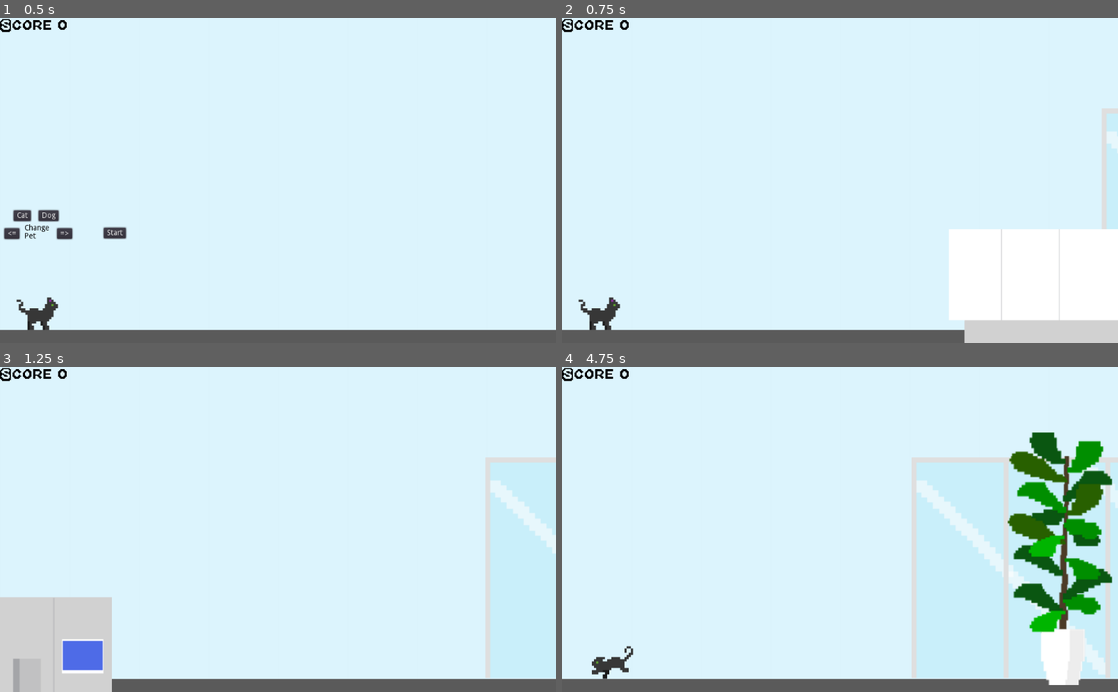
Above: before the commit, frames 1-4 (two rows, left to right).
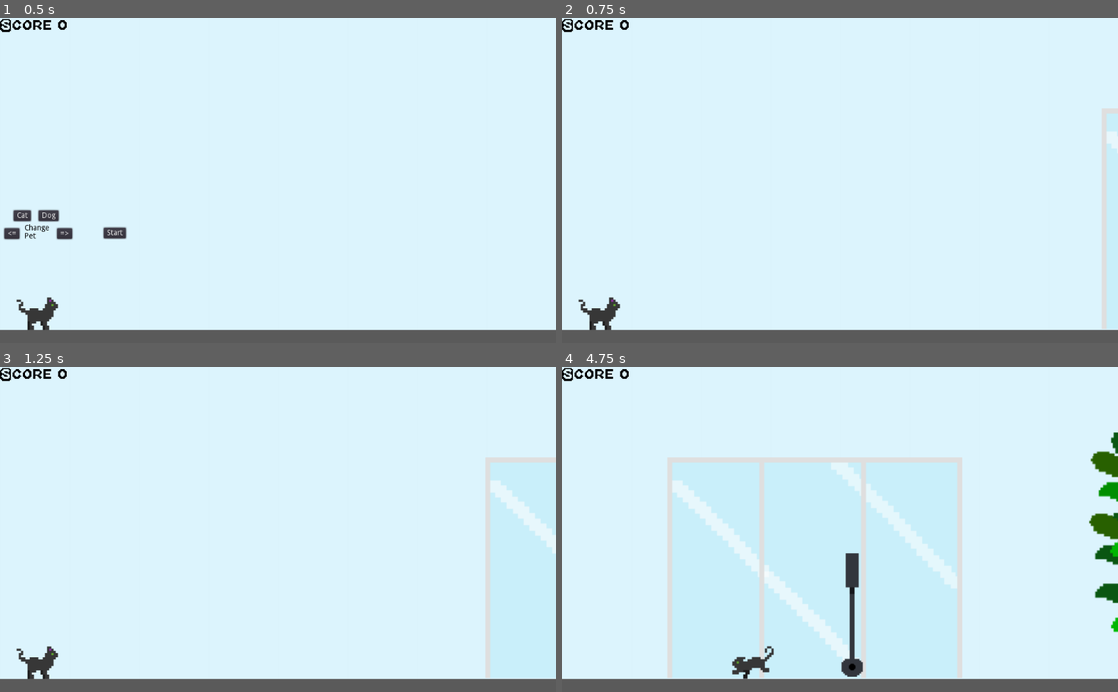
Above: after the commit, the same moments.

Repository: beermanforlife/Hackathon
Game: Godot game, scene res://Sceens/Worlds/World0.tscn
The game is run twice, just before and just after one commit, with the same random seed, the same clock (stepped at 60 frames per second) and the same inputs.
Inputs (mouse positions are in pixels of both pictures, inside the frame that each line leads up to):
- Up to frame 1 (0.5 s): no input
- Up to frame 2 (0.75 s): click "Start" at 0.5 s
- Up to frame 3 (1.25 s): no input
- Up to frame 4 (4.75 s): hold D (right) 1.28-2 s; hold Shift (sprint) 1.28-2 s; tap Space (jump) at 1.52, 3.77 s; click (745, 513) at 2 s, where only the run before the commit has a clickable "Try Again?"; click (678, 581) at 2.75 s, where only the run before the commit has a clickable "Start"; hold D (right) 3.53-4.28 s; tap Shift (sprint) at 3.6 s; hold A (left) from 4.28 s (still down); hold Shift (sprint) from 4.28 s (still down)

Frame 1 is identical in both runs. In frame 2, 10% of the frame differs, in the area x 69-100%, y 64-100%; in frame 3, 5.8%; in frame 4, 15%, in the area x 5-100%, y 20-98%.

Commit message:
Added Robot in

Diff:
--- /dev/null
+++ b/Sceens/Assets/Robot.tscn
@@ -0,0 +1,19 @@
+[gd_scene load_steps=4 format=2]
+
+[ext_resource path="res://Scripts/Robot.gd" type="Script" id=1]
+[ext_resource path="res://Sprites/roboColin.png" type="Texture" id=2]
+
+[sub_resource type="RectangleShape2D" id=1]
+extents = Vector2( 10, 77.3792 )
+
+[node name="Robot" type="KinematicBody2D"]
+scale = Vector2( 1.5, 1.5 )
+script = ExtResource( 1 )
+
+[node name="Sprite" type="Sprite" parent="."]
+position = Vector2( 0.17482, -76.5732 )
+texture = ExtResource( 2 )
+
+[node name="CollisionShape2D" type="CollisionShape2D" parent="."]
+position = Vector2( 0, -75.282 )
+shape = SubResource( 1 )
--- /dev/null
+++ b/Scripts/Robot.gd
@@ -0,0 +1,16 @@
+extends KinematicBody2D
+
+var SPEED = 200
+const UP = Vector2(0, -1)
+var motion = Vector2()
+
+func _ready():
+	pass # Replace with function body.
+
+func _physics_process(delta):
+	motion.x = -SPEED
+	motion = move_and_slide(motion,  UP)
+
+
+func increse_speed(speedModifyer):
+	SPEED = SPEED * speedModifyer
--- a/Scripts/World0.gd
+++ b/Scripts/World0.gd
@@ -21,6 +21,7 @@
 var scene_planter_planter = load("res://Sceens/Assets/Planter_Planter.tscn")
 var scene_shuffle = load("res://Sceens/Assets/ShuffleBoard.tscn")
 var scene_kitchen = load("res://Sceens/Assets/Kitchen.tscn")
+var scene_robot = load("res://Sceens/Assets/Robot.tscn")
 # Called when the node enters the scene tree for the first time.
 # Moves to Vector(0,0) at a speed of 1 unit per second
 var speed = 200 # Change this to increase it to more units/second
@@ -37,7 +38,7 @@
 
 func spawn_new_item():
 	randomize()
-	var spawn_seed = int(rand_range(0, 9))
+	var spawn_seed = int(rand_range(0, 10))
 	print(spawn_seed)
 	var spawned
 	if spawn_seed == 0:
@@ -58,6 +59,8 @@
 		spawned = scene_shuffle.instance()
 	elif spawn_seed == 8:
 		spawned = scene_kitchen.instance()
+	elif spawn_seed == 9:
+		spawned = scene_robot.instance()
 	spawned.position.x = spawn_point.position.x
 	spawned.position.y = spawn_point.position.y
 	spawned.increse_speed(speedModifyer)
Binary file added: Sprites/roboColin.png
Not shown, added: Sprites/roboColin.png.import
